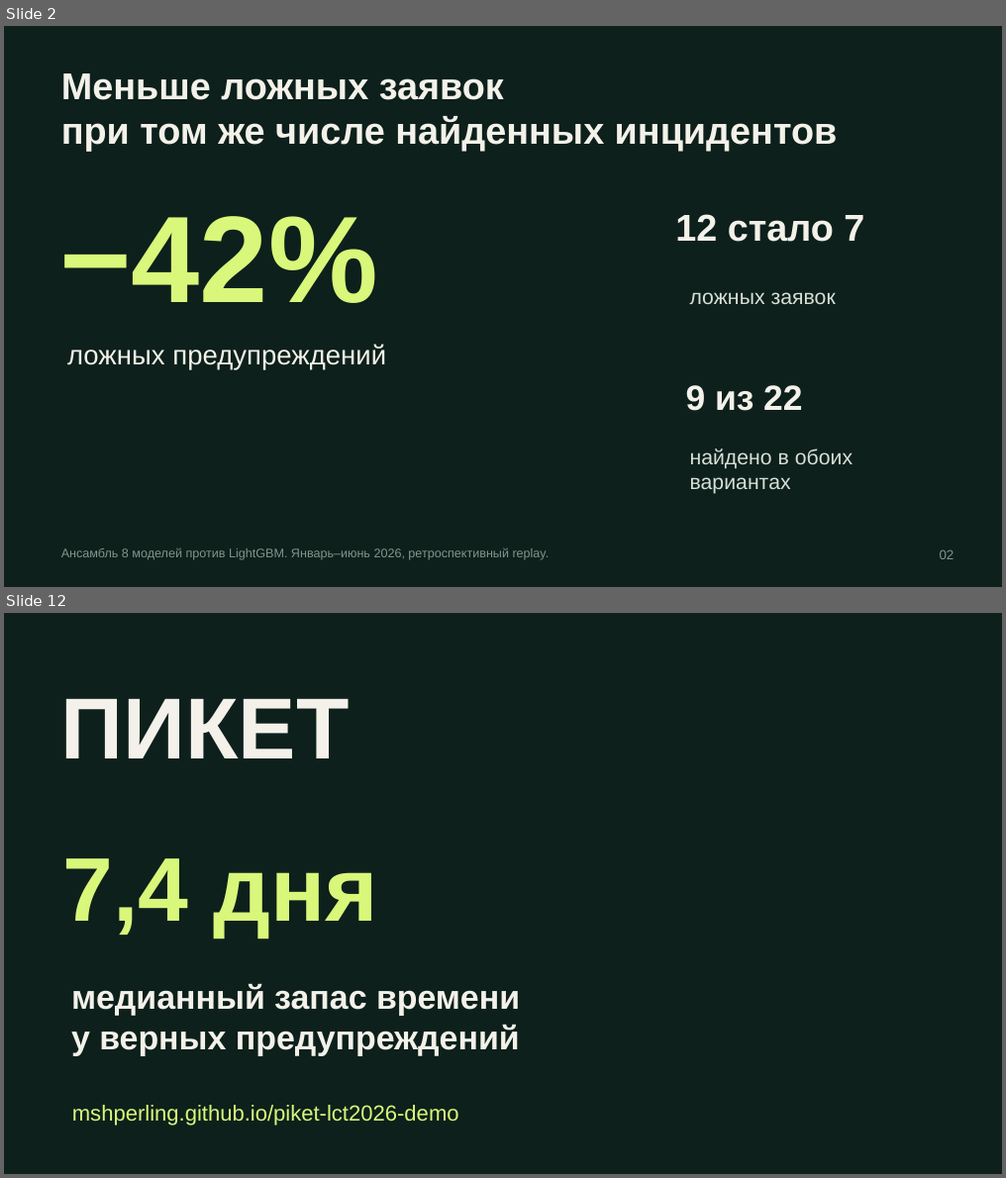
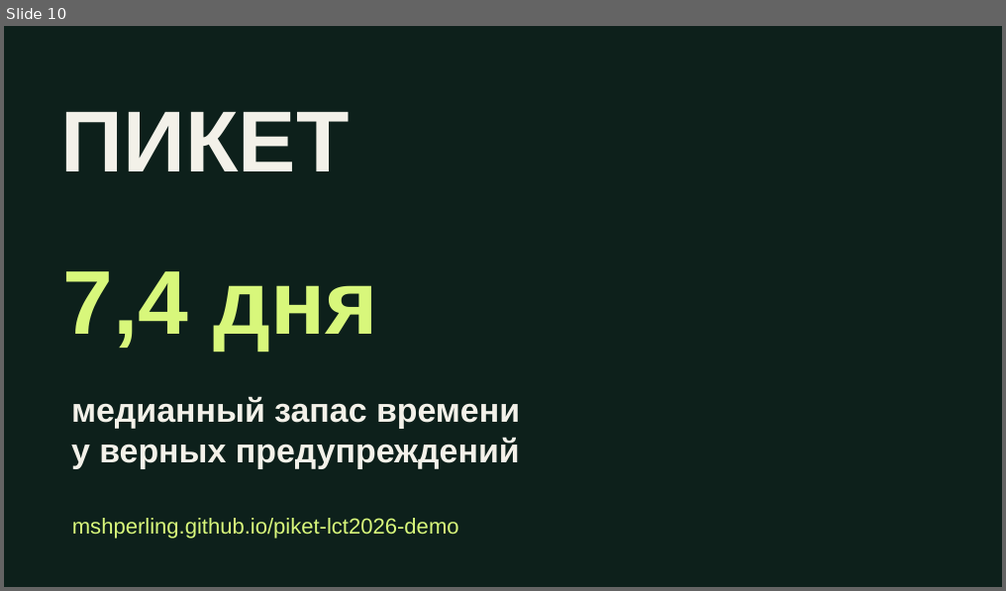
Before and after one commit to mshperling/piket-lct2026-demo, a slide deck: PIKET_LCT2026.pptx. Shown one above the other, each under a label of ours: slides 2 and 12 before the commit, slide 10 after it; the slides between them are not shown. The pictures are 1006x1178 and 1006x591 pixels, drawn with LibreOffice and Linux fonts; fonts in the diff are those of the drawing. Boxes give left, top, right and bottom in pixels: in the first picture for what was removed or moved away, otherwise in the second. Text is boxed around its words. In the diff, an @@ line names an element or a change of style, - is before the commit and + after.

```diff
--- a/PIKET_LCT2026.pptx
+++ b/PIKET_LCT2026.pptx
@@ slide 2 removed at (x1=4, y1=26, x2=1002, y2=587), background #0D201B @@
@@ text removed at (x1=61, y1=74, x2=838, y2=152) @@
-Меньше ложных заявок
-при том же числе найденных инцидентов
@@ text removed at (x1=59, y1=216, x2=377, y2=303) @@
-−42%
@@ text removed at (x1=675, y1=214, x2=864, y2=242) @@
-12 стало 7
@@ text removed at (x1=690, y1=292, x2=836, y2=304) @@
-ложных заявок
@@ text removed at (x1=67, y1=344, x2=386, y2=370) @@
-ложных предупреждений
@@ text removed at (x1=686, y1=385, x2=802, y2=411) @@
-9 из 22
@@ text removed at (x1=690, y1=449, x2=852, y2=494) @@
-найдено в обоих вариантах
@@ text removed at (x1=61, y1=549, x2=549, y2=561) @@
-Ансамбль 8 моделей против LightGBM. Январь–июнь 2026, ретроспективный replay.
@@ text removed at (x1=940, y1=550, x2=954, y2=560) @@
-02
@@ what was slide 12 is now slide 10 @@
```
Also in this commit, not shown: 12 slides changed, 5 slides added, 4 other slides removed, 11 other files.
